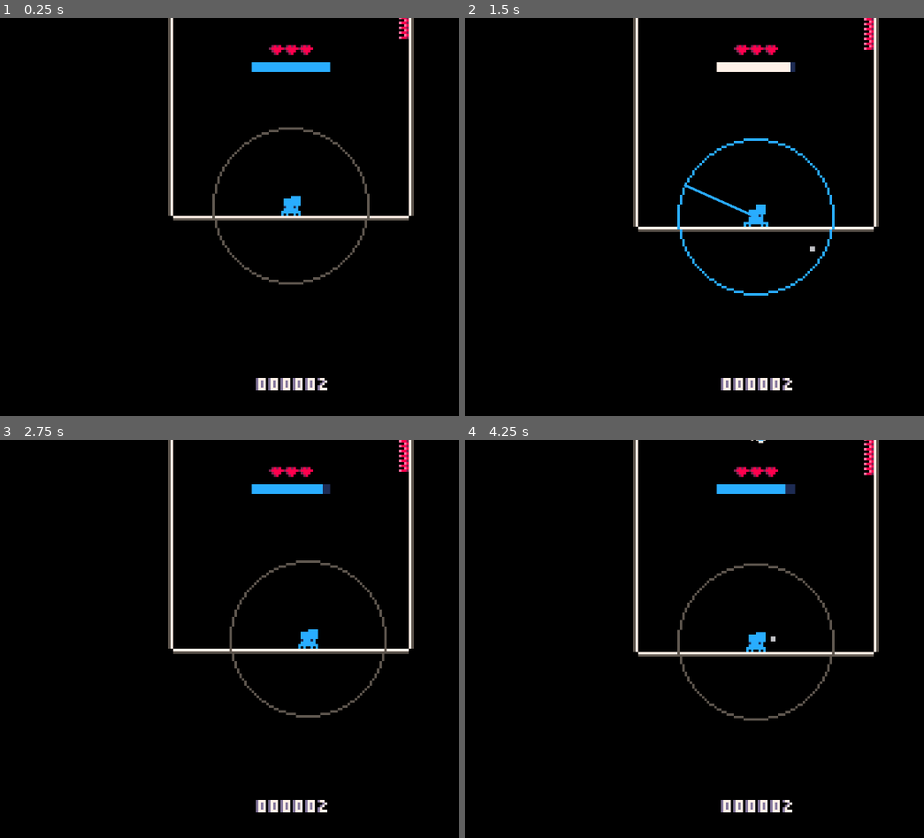
Above: before the commit, frames 1-4 (two rows, left to right).
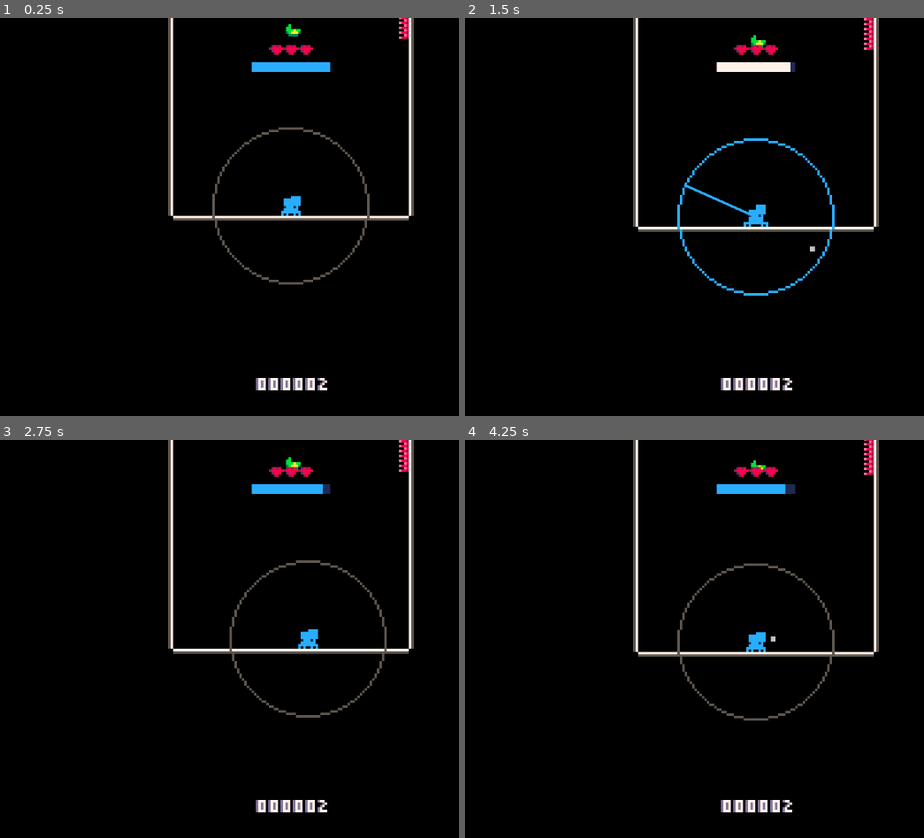
Above: after the commit, the same moments.

Repository: Flamenccio/spider-jump
Game: Godot game, scene res://scenes/game.tscn
Same seed, same stepped clock (60 frames per second), same inputs: the game is played once before the commit and once after it. The engine's default icon, where the game draws it, is replaced by a stand-in: a white triangle on a blue panel in a dark square.
Inputs (mouse positions are in pixels of both pictures, inside the frame that each line leads up to):
- Up to frame 1 (0.25 s): no input
- Up to frame 2 (1.5 s): tap Enter at 0.5 s; move the mouse to (910, 197) at 0.52 s; press the mouse at (910, 197) at 0.53 s; hold D (move_right) 0.53-1.25 s; release the mouse at (910, 197) at 1.25 s; drag from (616, 236) to (754, 49) at 1.27 s
- Up to frame 3 (2.75 s): move the mouse to (362, 551) at 2.02 s; hold D (move_right) from 2.03 s (still down); tap Delete at 2.1 s
- Up to frame 4 (4.25 s): release D (move_right) at 2.75 s; drag from (722, 718) to (772, 642) at 2.77 s; move the mouse to (outside the picture) at 3.52 s; hold A (move_left) from 3.53 s (still down); tap V at 3.6 s

The runs differ from the first frame. In frame 1, less than 0.1% of the frame differs, in the area x 62-66%, y 1-5%; in frame 2, less than 0.1%; in frame 3, less than 0.1%; in frame 4, less than 0.1%.

Commit message:
buff supergrub by replenishing all stamina and increasing duration

Diff:
--- a/scenes/game.tscn
+++ b/scenes/game.tscn
@@ -27,7 +27,7 @@
 [ext_resource type="Texture2D" uid="uid://c0xc1146gnb15" path="res://sprites/heart_shatter_particles-Sheet.png" id="21_37s47"]
 [ext_resource type="Script" uid="uid://y5qohu2l48v3" path="res://scripts/player_stats_saver.gd" id="22_37s47"]
 [ext_resource type="PackedScene" uid="uid://bbd2meqorrjoe" path="res://scenes/high_score_line.tscn" id="23_bt5mj"]
-[ext_resource type="PackedScene" uid="uid://dxdwqtbu84o7o" path="res://scenes/bubblebee.tscn" id="28_sww3w"]
+[ext_resource type="PackedScene" uid="uid://casm12rifsitq" path="res://scenes/hopperpop.tscn" id="28_sww3w"]
 
 [sub_resource type="RectangleShape2D" id="RectangleShape2D_eow3j"]
 size = Vector2(256, 16)
@@ -177,8 +177,8 @@
 script = ExtResource("18_twgab")
 _fixed_endpoint = NodePath("../Player")
 
-[node name="Bubblebee" parent="." instance=ExtResource("28_sww3w")]
-position = Vector2(1, -96)
+[node name="Hopperpop" parent="." instance=ExtResource("28_sww3w")]
+position = Vector2(1, -83)
 
 [connection signal="on_game_over" from="." to="UI/DeathScreen" method="show" flags=3]
 [connection signal="on_game_over" from="." to="PlayerStatsSaver" method="_on_game_end"]
--- a/scripts/powerup_handler.gd
+++ b/scripts/powerup_handler.gd
@@ -52,7 +52,8 @@
 			GameConstants.current_gravity = -GameConstants.DEFAULT_GRAVITY
 			_animator.switch_sprite_branch('antibug')
 		'super_grub':
-			_powerup_timer.start(10)
+			PlayerStatsInterface.change_stat.emit('stamina', 1.0)
+			_powerup_timer.start(20)
 			_animator.switch_sprite_branch('supergrub')
 		'bubblebee':
 			_powerup_timer.start(10)
